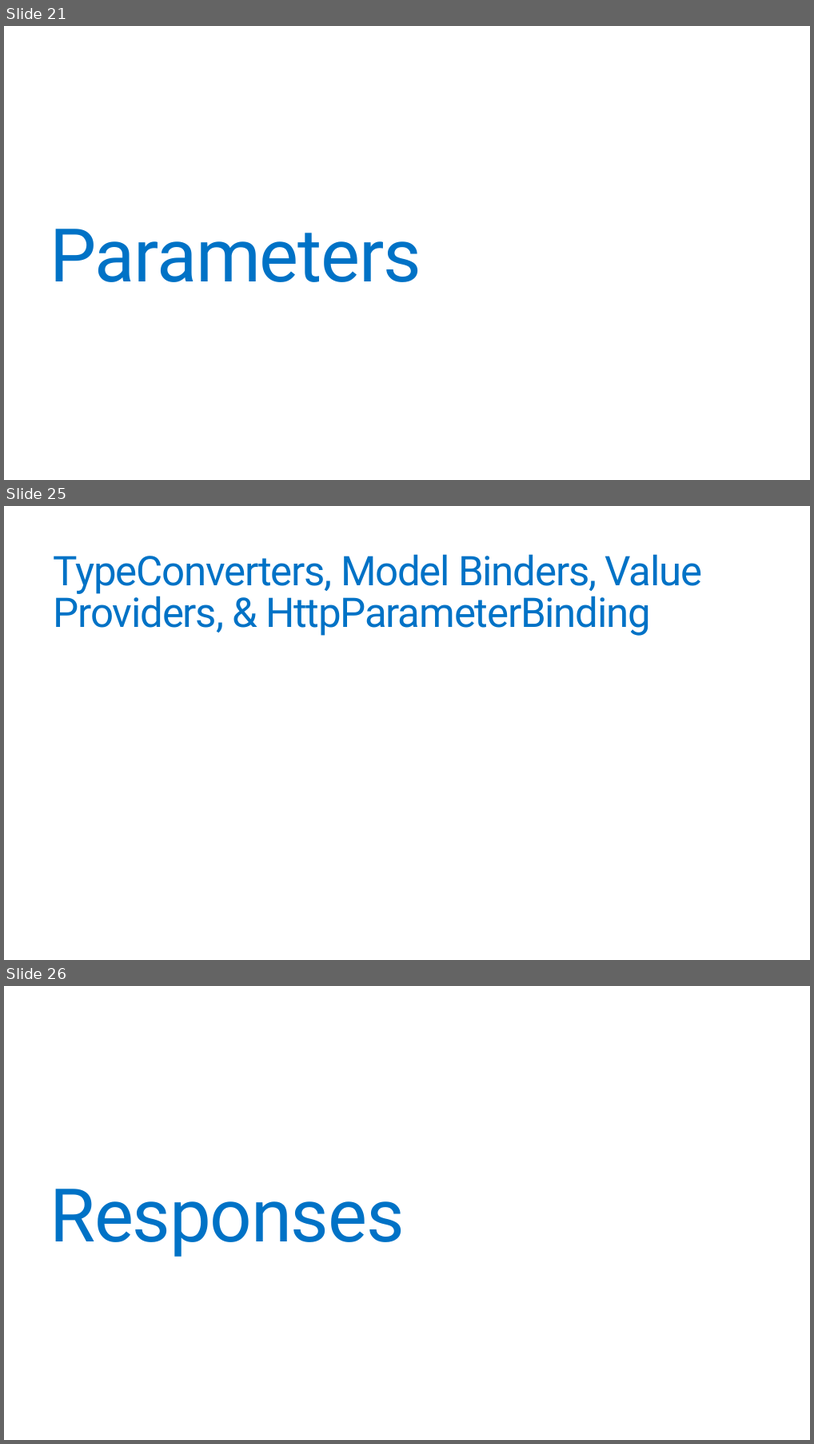
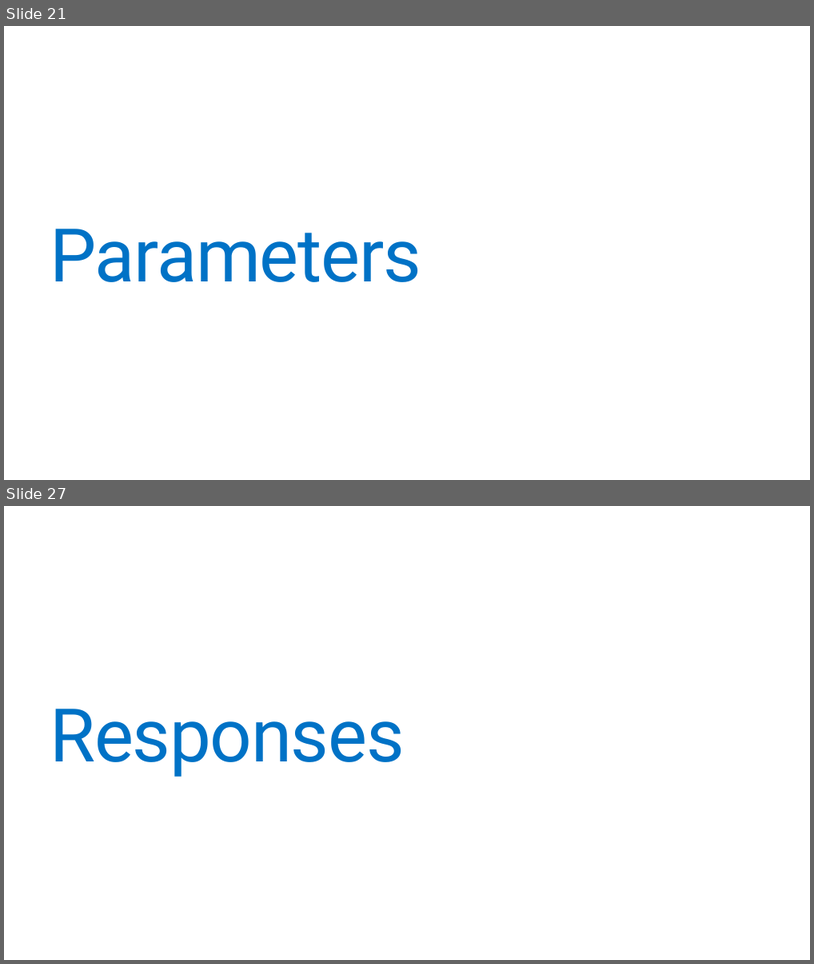
Before and after one commit to jonathantower/dotnet-apis, a slide deck: slides.pptx. Shown one above the other, each under a label of ours: slides 21, 25 and 26 before the commit, slides 21 and 27 after it; the slides between them are not shown. The pictures are 814x1444 and 814x964 pixels, drawn with LibreOffice and Linux fonts; fonts in the diff are those of the drawing. Boxes give left, top, right and bottom in pixels: in the first picture for what was removed or moved away, otherwise in the second. Text is boxed around its words. In the diff, an @@ line names an element or a change of style, - is before the commit and + after.

```diff
--- a/slides.pptx
+++ b/slides.pptx
@@ slide 25 removed at (x1=4, y1=506, x2=810, y2=960), background #FFFFFF @@
@@ title removed at (x1=54, y1=554, x2=703, y2=636) @@
-TypeConverters, Model Binders, Value Providers, & HttpParameterBinding
@@ what was slide 26 is now slide 27 @@
```
Also in this commit, not shown: 8 slides changed, 7 slides added, 9 other slides removed.
